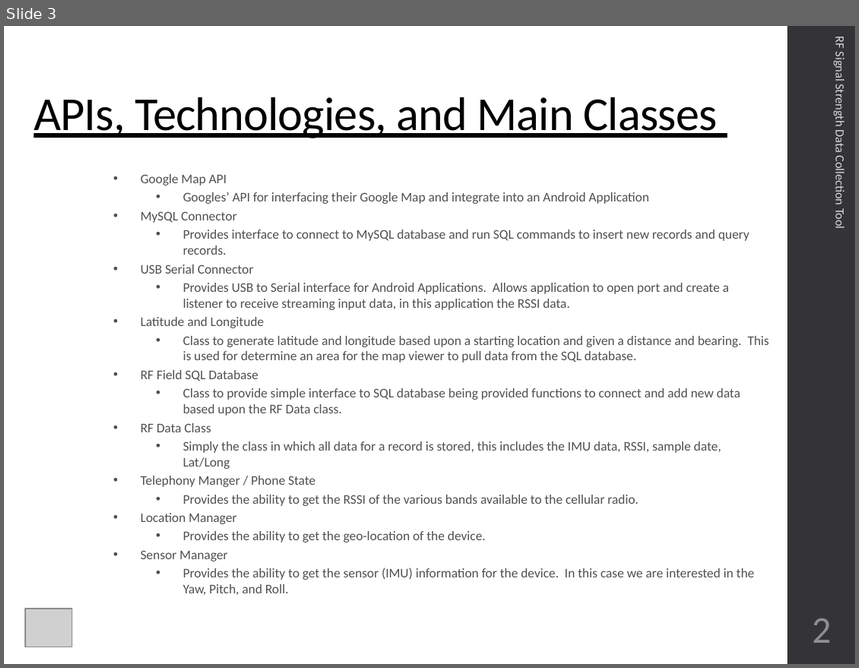
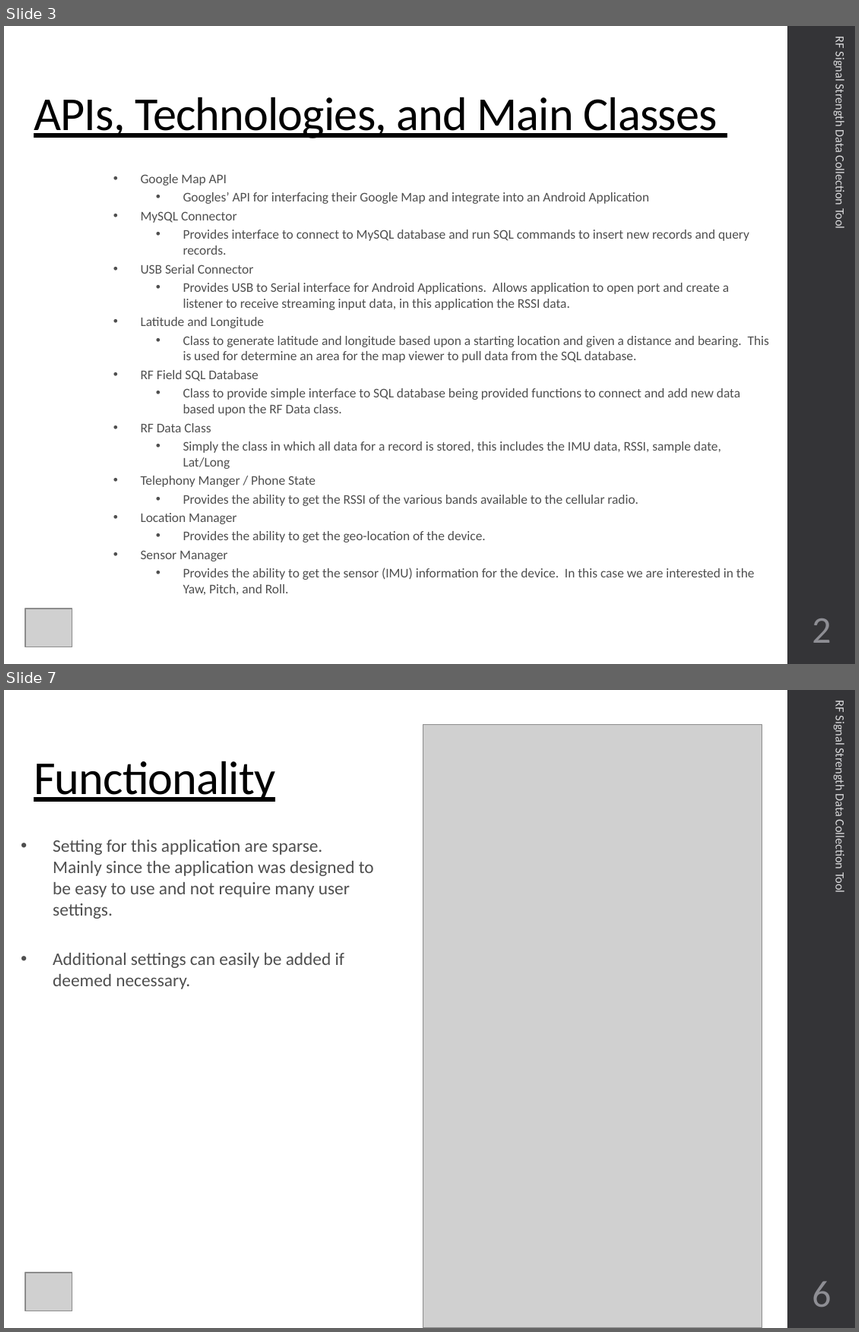
Before and after one commit to CourseReps/ECEN489-Spring2016, a slide deck: Students/johnlusher/Project_3/ECEN689_Project_3_John_Lusher.pptx. Shown one above the other, each under a label of ours: slide 3 before the commit, slides 3 and 7 after it; the slides between them are not shown. The pictures are 859x668 and 859x1332 pixels, drawn with LibreOffice and Linux fonts; fonts in the diff are those of the drawing; grey boxes stand for pictures. Boxes give left, top, right and bottom in pixels: in the first picture for what was removed or moved away, otherwise in the second. Text is boxed around its words. In the diff, an @@ line names an element or a change of style, - is before the commit and + after.

```diff
--- a/Students/johnlusher/Project_3/ECEN689_Project_3_John_Lusher.pptx
+++ b/Students/johnlusher/Project_3/ECEN689_Project_3_John_Lusher.pptx
@@ slide 7 added at (4,690,855,1328), background #FFFFFF; not listed: 1 template element that a slide beside it also shows @@
@@ text added at (832,701,848,892), 10.5 pt, text #D9D9DB @@
+RF Signal Strength Data Collection Tool
@@ picture added at (423,725,762,1328) @@
@@ title added at (34,761,275,802), 40 pt, text #000000, underline @@
+Functionality
@@ text added at (53,840,374,989), 15 pt, text #4F4F4F @@
+• Setting for this application are sparse. Mainly since the application was designed to be easy to use and not require many user settings.
+• Additional settings can easily be added if deemed necessary.
@@ picture added at (25,1273,72,1312) @@
@@ page number added at (812,1281,831,1307), 32 pt, text #8E8E94 @@
+6
```
Also in this commit, not shown: 4 slides changed, 5 other slides added, 1 slide removed, 6 other files.
